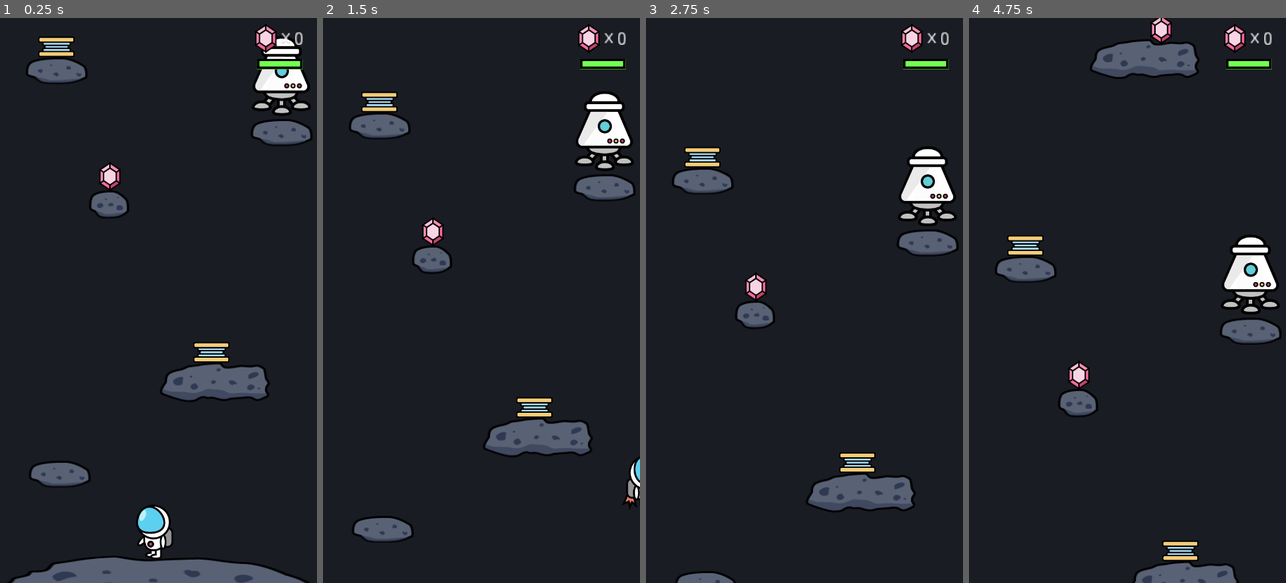
Above: before the commit, frames 1-4 (left to right).
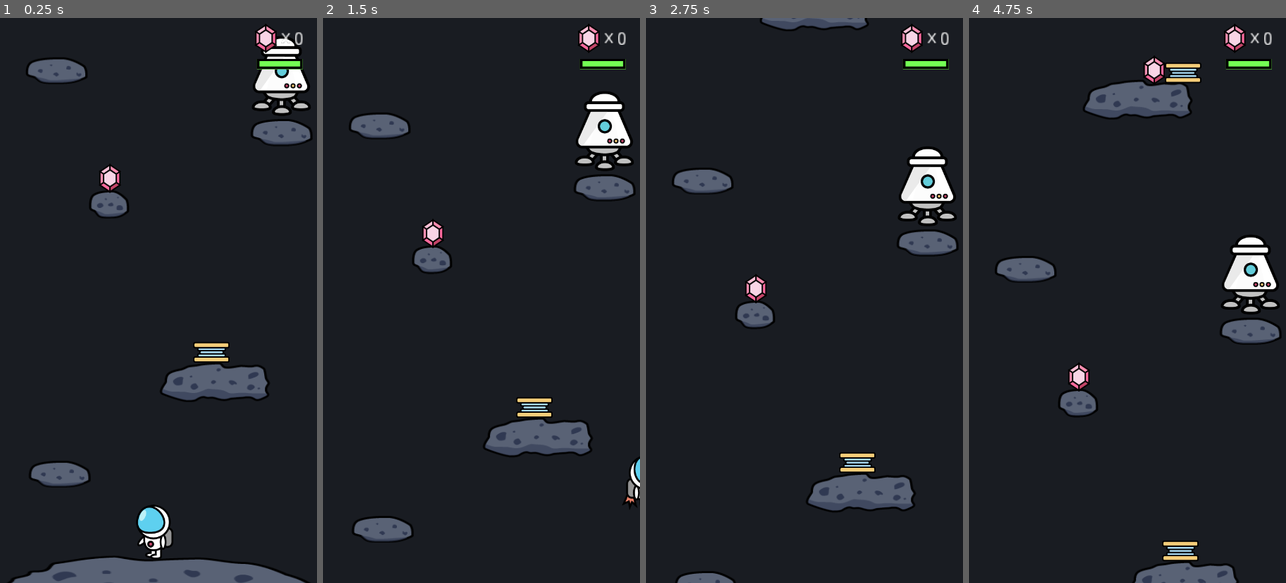
Above: after the commit, the same moments.

Repository: anyu/space-escape
Game: Godot game, scene res://scenes/World.tscn
The game is run twice, just before and just after one commit, with the same random seed, the same clock (stepped at 60 frames per second) and the same inputs.
Inputs:
- Up to frame 1 (0.25 s): no input
- Up to frame 2 (1.5 s): hold D (move_right) from 0.53 s (still down); tap Space (jump) at 0.77 s
- Up to frame 3 (2.75 s): tap Space (jump) at 1.52 s; release D (move_right) at 2.03 s; hold A (move_left) from 2.03 s (still down)
- Up to frame 4 (4.75 s): release A (move_left) at 2.78 s; hold D (move_right) 2.78-4.28 s; tap Space (jump) at 3.02, 3.77, 4.52 s; hold A (move_left) from 4.28 s (still down)

The runs differ from the first frame. In frame 1, 0.5% of the frame differs, in the area x 12-39%, y 3-31%; in frame 2, 0.5%; in frame 3, 1.1%; in frame 4, 4.6%, in the area x 12-74%, y 0-67%.

Commit message:
add more things higher

Diff:
--- a/scenes/World.tscn
+++ b/scenes/World.tscn
@@ -136,6 +136,30 @@
 "_edit_group_": true
 }
 
+[node name="Asteroid-sm4" parent="Asteroid-sm" instance=ExtResource( 10 )]
+position = Vector2( 293, -1548 )
+__meta__ = {
+"_edit_group_": true
+}
+
+[node name="Asteroid-sm5" parent="Asteroid-sm" instance=ExtResource( 10 )]
+position = Vector2( 469, -1694 )
+__meta__ = {
+"_edit_group_": true
+}
+
+[node name="Asteroid-sm6" parent="Asteroid-sm" instance=ExtResource( 10 )]
+position = Vector2( 1, -3300 )
+__meta__ = {
+"_edit_group_": true
+}
+
+[node name="Asteroid-sm7" parent="Asteroid-sm" instance=ExtResource( 10 )]
+position = Vector2( 345, -3738 )
+__meta__ = {
+"_edit_group_": true
+}
+
 [node name="Asteroid-med" type="Spatial" parent="."]
 
 [node name="Asteroid" parent="Asteroid-med" instance=ExtResource( 6 )]
@@ -159,6 +183,24 @@
 "_edit_group_": true
 }
 
+[node name="Asteroid-med4" parent="Asteroid-med" instance=ExtResource( 6 )]
+position = Vector2( 632, -1311 )
+__meta__ = {
+"_edit_group_": true
+}
+
+[node name="Asteroid-med5" parent="Asteroid-med" instance=ExtResource( 6 )]
+position = Vector2( 507, -2963 )
+__meta__ = {
+"_edit_group_": true
+}
+
+[node name="Asteroid-med6" parent="Asteroid-med" instance=ExtResource( 6 )]
+position = Vector2( 36, -3631 )
+__meta__ = {
+"_edit_group_": true
+}
+
 [node name="Asteroid-lg" type="Spatial" parent="."]
 
 [node name="Asteroid-lg" parent="Asteroid-lg" instance=ExtResource( 9 )]
@@ -168,13 +210,31 @@
 }
 
 [node name="Asteroid-lg2" parent="Asteroid-lg" instance=ExtResource( 9 )]
-position = Vector2( 399, -382 )
+position = Vector2( 383, -290 )
 __meta__ = {
 "_edit_group_": true
 }
 
 [node name="Asteroid-lg3" parent="Asteroid-lg" instance=ExtResource( 9 )]
-position = Vector2( 59, -1273 )
+position = Vector2( 45, -1257 )
+__meta__ = {
+"_edit_group_": true
+}
+
+[node name="Asteroid-lg4" parent="Asteroid-lg" instance=ExtResource( 9 )]
+position = Vector2( 411, -2208 )
+__meta__ = {
+"_edit_group_": true
+}
+
+[node name="Asteroid-lg5" parent="Asteroid-lg" instance=ExtResource( 9 )]
+position = Vector2( 155, -2565 )
+__meta__ = {
+"_edit_group_": true
+}
+
+[node name="Asteroid-lg6" parent="Asteroid-lg" instance=ExtResource( 9 )]
+position = Vector2( 643, -3893 )
 __meta__ = {
 "_edit_group_": true
 }
@@ -186,19 +246,42 @@
 scale = Vector2( 0.5, 0.5 )
 
 [node name="Spring2" parent="Springs" instance=ExtResource( 3 )]
-position = Vector2( 128, 32 )
+position = Vector2( 486, -359 )
 scale = Vector2( 0.5, 0.5 )
 
+[node name="Spring3" parent="Springs" instance=ExtResource( 3 )]
+position = Vector2( 107, -1325 )
+scale = Vector2( 0.5, 0.5 )
+
+[node name="Spring4" parent="Springs" instance=ExtResource( 3 )]
+position = Vector2( 298, -1611 )
+scale = Vector2( 0.5, 0.5 )
+
 [node name="Gems" type="Spatial" parent="."]
 
 [node name="Gem" parent="Gems" instance=ExtResource( 15 )]
-position = Vector2( 250, 334 )
+position = Vector2( 250, 338 )
 
 [node name="Gem2" parent="Gems" instance=ExtResource( 15 )]
-position = Vector2( 437, -449 )
+position = Vector2( 421, -357 )
 
 [node name="Gem3" parent="Gems" instance=ExtResource( 15 )]
 position = Vector2( 384, -992 )
+
+[node name="Gem4" parent="Gems" instance=ExtResource( 15 )]
+position = Vector2( 610, -1376 )
+
+[node name="Gem5" parent="Gems" instance=ExtResource( 15 )]
+position = Vector2( 331, -2268 )
+
+[node name="Gem6" parent="Gems" instance=ExtResource( 15 )]
+position = Vector2( 390, -2281 )
+
+[node name="Gem7" parent="Gems" instance=ExtResource( 15 )]
+position = Vector2( 27, -3362 )
+
+[node name="Gem8" parent="Gems" instance=ExtResource( 15 )]
+position = Vector2( 750, -3967 )
 
 [node name="SpaceBase" parent="." instance=ExtResource( 20 )]
 position = Vector2( 639, 106 )
@@ -235,8 +318,17 @@
 [connection signal="body_exited" from="Springs/Spring" to="Player" method="_on_Spring_body_exited"]
 [connection signal="body_entered" from="Springs/Spring2" to="Player" method="_on_Spring_body_entered"]
 [connection signal="body_exited" from="Springs/Spring2" to="Player" method="_on_Spring_body_exited"]
+[connection signal="body_entered" from="Springs/Spring3" to="Player" method="_on_Spring_body_entered"]
+[connection signal="body_exited" from="Springs/Spring3" to="Player" method="_on_Spring_body_exited"]
+[connection signal="body_entered" from="Springs/Spring4" to="Player" method="_on_Spring_body_entered"]
+[connection signal="body_exited" from="Springs/Spring4" to="Player" method="_on_Spring_body_exited"]
 [connection signal="gem_collected" from="Gems/Gem" to="StatsUI/GemCounter" method="_on_Gem_gem_collected"]
 [connection signal="gem_collected" from="Gems/Gem2" to="StatsUI/GemCounter" method="_on_Gem_gem_collected"]
 [connection signal="gem_collected" from="Gems/Gem3" to="StatsUI/GemCounter" method="_on_Gem_gem_collected"]
+[connection signal="gem_collected" from="Gems/Gem4" to="StatsUI/GemCounter" method="_on_Gem_gem_collected"]
+[connection signal="gem_collected" from="Gems/Gem5" to="StatsUI/GemCounter" method="_on_Gem_gem_collected"]
+[connection signal="gem_collected" from="Gems/Gem6" to="StatsUI/GemCounter" method="_on_Gem_gem_collected"]
+[connection signal="gem_collected" from="Gems/Gem7" to="StatsUI/GemCounter" method="_on_Gem_gem_collected"]
+[connection signal="gem_collected" from="Gems/Gem8" to="StatsUI/GemCounter" method="_on_Gem_gem_collected"]
 [connection signal="body_entered" from="SpaceBase" to="SpaceBase" method="_on_SpaceBase_body_entered"]
 [connection signal="timeout" from="UFOTimer" to="." method="_on_UFOTimer_timeout"]
